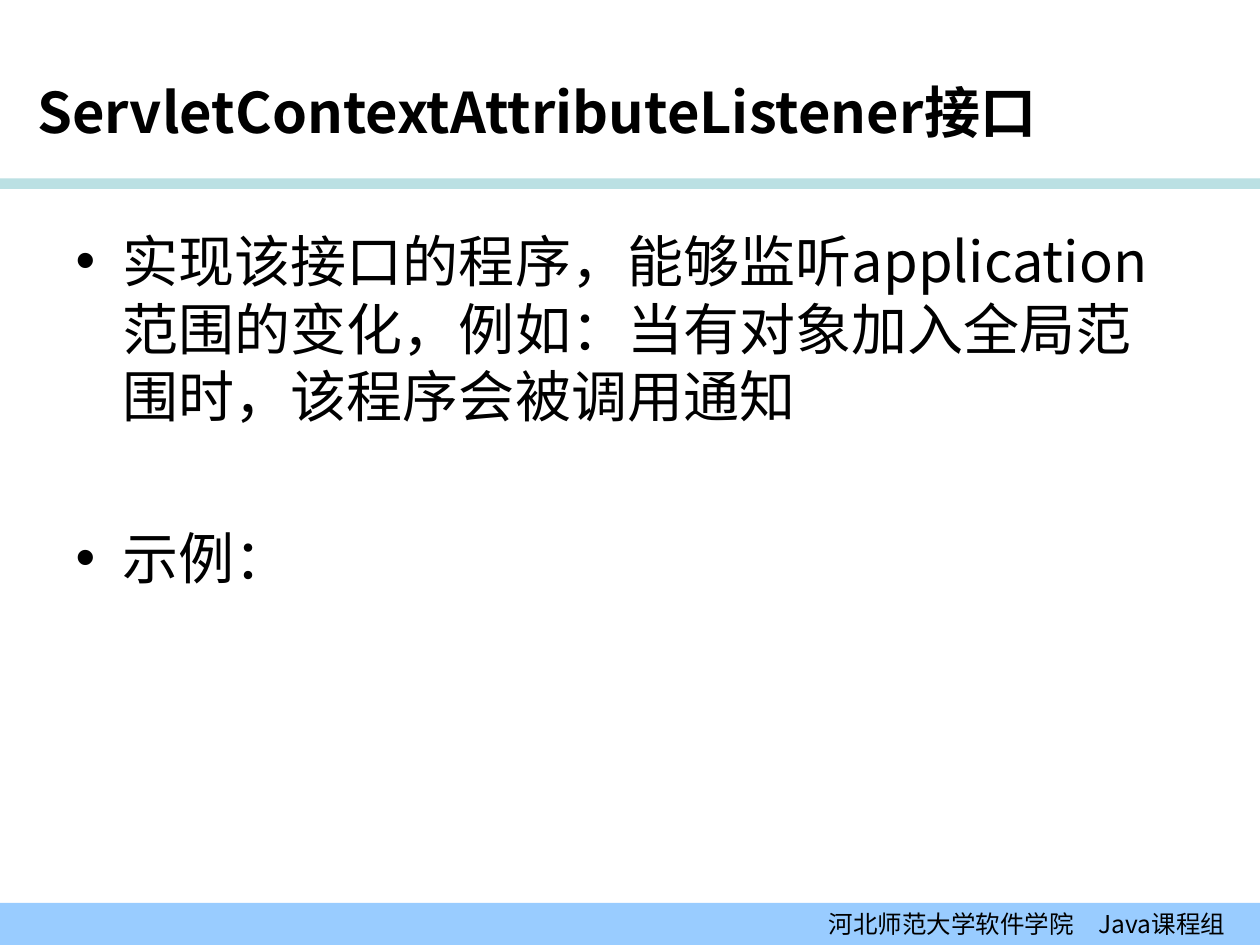
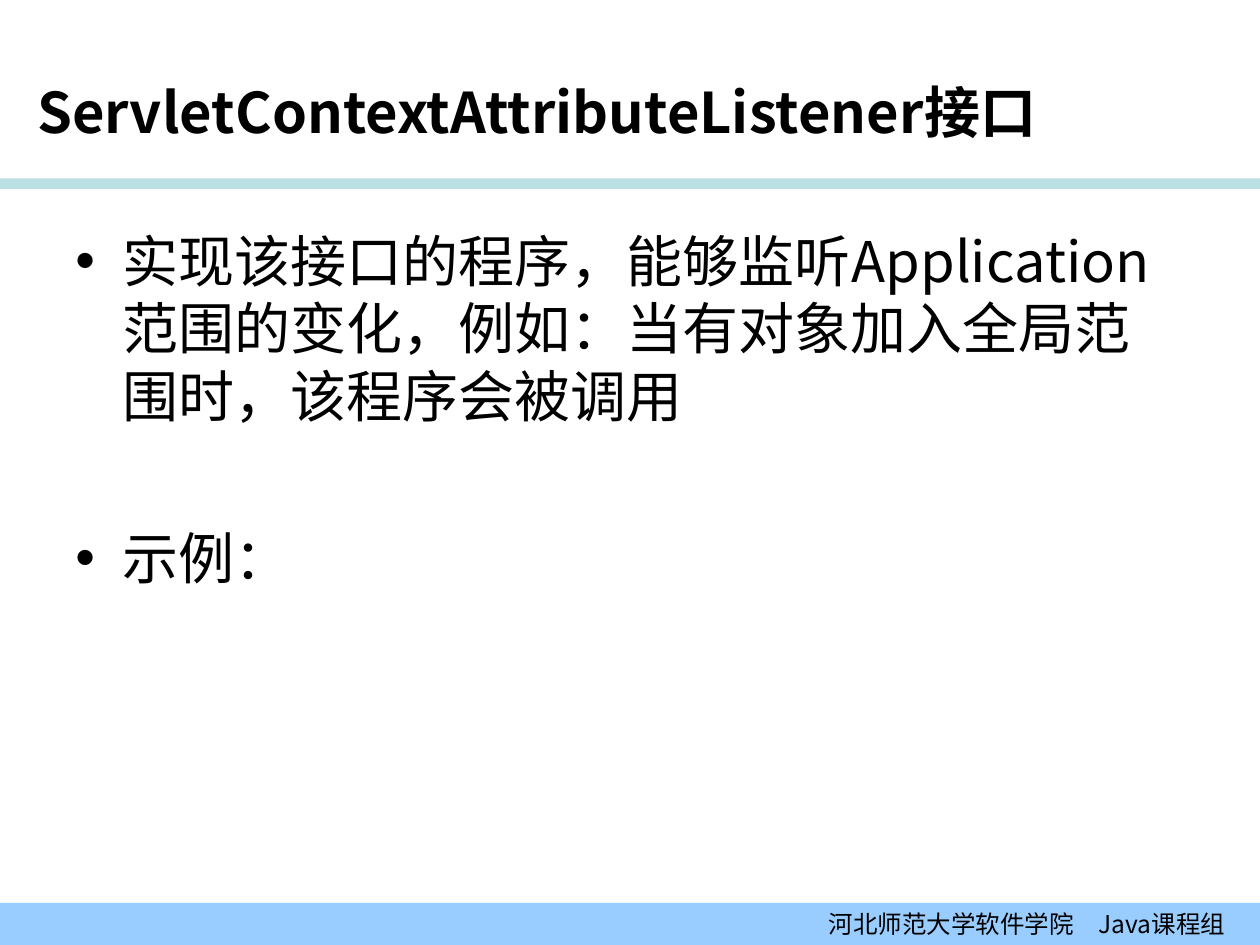
Before and after one commit to edu2act/course-JavaEE, a slide deck: slide 12 of 课程PPT/02-02_监听器.ppt. Drawn at 1260x945 pixels with LibreOffice and Linux fonts; fonts in the diff are those of the drawing; background and template pictures are left out. Boxes give left, top, right and bottom in pixels: in the first picture for what was removed or moved away, otherwise in the second. Text is boxed around its words. In the diff, an @@ line names an element or a change of style, - is before the commit and + after.

```diff
--- a/课程PPT/02-02_监听器.ppt
+++ b/课程PPT/02-02_监听器.ppt
@@ text at (x1=123, y1=234, x2=1150, y2=423): text changed @@
-• 实现该接口的程序，能够监听application范围的变化，例如：当有对象加入全局范围时，该程序会被调用通知
+• 实现该接口的程序，能够监听Application范围的变化，例如：当有对象加入全局范围时，该程序会被调用
```
Also in this commit, not shown: 11 other slides changed, 1 slide added, 1 slide removed, 23 other files.
